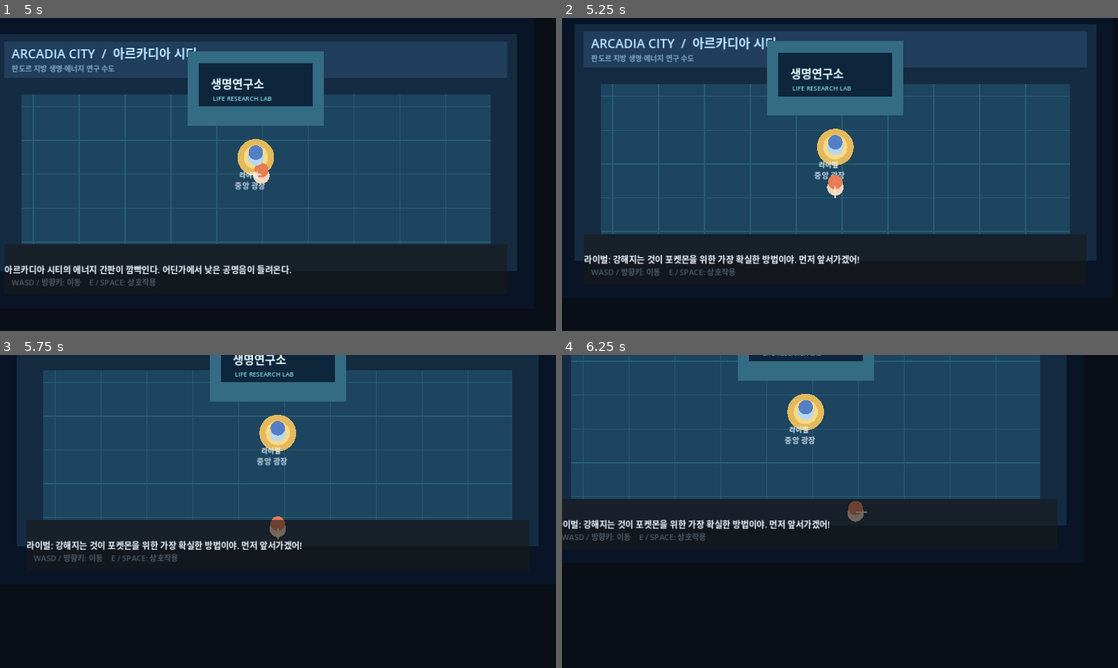
Above: before the commit, frames 1-4 (two rows, left to right).
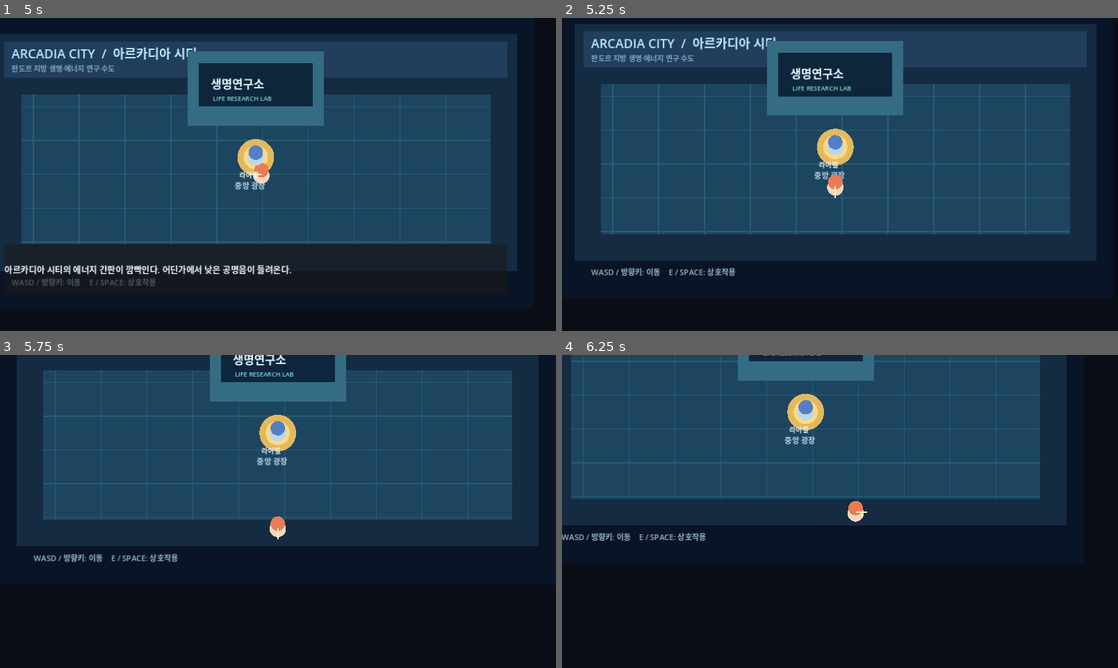
Above: after the commit, the same moments.

Repository: kevinyu1212/pokemonwilds
Game: Godot game, scene res://scenes/title/Title.tscn
The game is run twice, just before and just after one commit, with the same random seed, the same clock (stepped at 60 frames per second) and the same inputs.
Inputs:
- Up to frame 1 (5 s): tap Enter (ui_accept) at 0.5, 0.6, 0.77, 1.07, 1.52, 1.55, 1.82, 2.3, 3.02, 3.05, 3.32, 3.77, 3.8, 4.07, 4.35, 4.52, 4.82 s; hold D (move_right) 0.53-1.28 s; hold S (move_down) 1.28-2.03 s; tap E (interact) at 1.35 s; hold D (move_right) 2.03-2.78 s; hold 1 2.03-2.78 s; hold W (move_up) 2.78-3.53 s; tap 2 at 2.85 s; hold 3 3.53-4.28 s; hold A (move_left) from 3.53 s (still down)
- Up to frame 2 (5.25 s): release A (move_left) at 5.03 s; hold S (move_down) from 5.03 s (still down); tap E (interact) at 5.1 s
- Up to frame 3 (5.75 s): keep holding S (move_down); tap Enter (ui_accept) at 5.3 s
- Up to frame 4 (6.25 s): release S (move_down) at 5.78 s; hold D (move_right) from 5.78 s (still down); tap 1 at 5.85 s; tap Enter (ui_accept) at 6.02, 6.05 s

Frame 1 is identical in both runs. In frame 2, 1.3% of the frame differs, in the area x 4-54%, y 75-83%; in frame 3, 1.4%, in the area x 4-55%, y 52-67%; in frame 4, 1.4%.
Error after the commit: Parse Error: Cannot infer the type of "damage" variable because the value doesn't have a set type. (res://scripts/battle/battle.gd:50)

Commit message:
feat: add rival battle prototype

Diff:
--- a/game/game/scenes/Main.tscn
+++ b/game/game/scenes/Main.tscn
@@ -4,6 +4,7 @@
 [ext_resource path="res://scenes/player/Player.tscn" type="PackedScene" id="2"]
 [ext_resource path="res://scenes/npc/NPC.tscn" type="PackedScene" id="3"]
 [ext_resource path="res://scenes/ui/DialogueBox.tscn" type="PackedScene" id="4"]
+[ext_resource path="res://scenes/battle/Battle.tscn" type="PackedScene" id="5"]
 
 [sub_resource type="RectangleShape2D" id="WallTop"]
 size = Vector2(1080, 20)
@@ -29,6 +30,8 @@
 
 [node name="DialogueBox" parent="." instance=ExtResource("4")]
 
+[node name="Battle" parent="." instance=ExtResource("5")]
+
 [node name="Walls" type="StaticBody2D" parent="."]
 
 [node name="Top" type="CollisionShape2D" parent="Walls"]
--- /dev/null
+++ b/game/game/scenes/battle/Battle.tscn
@@ -0,0 +1,13 @@
+[gd_scene load_steps=2 format=3]
+
+[ext_resource path="res://scripts/battle/battle.gd" type="Script" id="1"]
+
+[node name="Battle" type="Control"]
+layout_mode = 3
+anchors_preset = 15
+anchor_right = 1.0
+anchor_bottom = 1.0
+grow_horizontal = 2
+grow_vertical = 2
+mouse_filter = 0
+script = ExtResource("1")
--- /dev/null
+++ b/game/game/scripts/battle/battle.gd
@@ -0,0 +1,96 @@
+extends Control
+
+signal battle_finished(result: String)
+
+var font: Font
+var player_hp := 32
+var rival_hp := 28
+var message := "라이벌이 포켓몬을 내보냈다!"
+var player_name := "파트너 포켓몬"
+var buttons: Array[Button] = []
+
+func _ready() -> void:
+    font = ThemeDB.fallback_font
+    visible = false
+    _build_buttons()
+    queue_redraw()
+
+func start_battle(starter: String = "파트너 포켓몬") -> void:
+    player_name = starter
+    player_hp = 32
+    rival_hp = 28
+    message = "라이벌: 첫 배틀이야! 내 포켓몬의 힘을 보여주겠어!"
+    visible = true
+    _set_buttons_enabled(true)
+    queue_redraw()
+
+func _build_buttons() -> void:
+    var labels := ["잎날가르기", "물대포", "불꽃세례", "포켓몬"]
+    for i in range(labels.size()):
+        var button := Button.new()
+        button.text = labels[i]
+        button.position = Vector2(620 + (i % 2) * 205, 495 + (i / 2) * 50)
+        button.size = Vector2(185, 40)
+        button.add_theme_font_size_override("font_size", 18)
+        button.pressed.connect(_on_move_pressed.bind(i))
+        add_child(button)
+        buttons.append(button)
+
+func _set_buttons_enabled(enabled: bool) -> void:
+    for button in buttons:
+        button.disabled = not enabled
+
+func _on_move_pressed(move_index: int) -> void:
+    if not visible: return
+    var moves := ["잎날가르기", "물대포", "불꽃세례", "포켓몬"]
+    if move_index == 3:
+        message = "지금은 포켓몬을 교체할 수 없다!"
+        queue_redraw()
+        return
+    var damage := [8, 9, 10][move_index]
+    rival_hp = max(0, rival_hp - damage)
+    if rival_hp <= 0:
+        message = "효과가 굉장했다! 라이벌의 포켓몬이 쓰러졌다!"
+        _set_buttons_enabled(false)
+        queue_redraw()
+        await get_tree().create_timer(1.0).timeout
+        visible = false
+        battle_finished.emit("win")
+        return
+    message = "%s 사용! 라이벌의 포켓몬에게 %d의 데미지!" % [moves[move_index], damage]
+    queue_redraw()
+    await get_tree().create_timer(0.7).timeout
+    var enemy_damage := 5
+    player_hp = max(0, player_hp - enemy_damage)
+    if player_hp <= 0:
+        message = "파트너 포켓몬이 쓰러졌다..."
+        _set_buttons_enabled(false)
+        queue_redraw()
+        await get_tree().create_timer(1.0).timeout
+        visible = false
+        battle_finished.emit("lose")
+    else:
+        message = "라이벌의 포켓몬 공격! 파트너가 %d의 데미지를 받았다." % enemy_damage
+        queue_redraw()
+
+func _draw() -> void:
+    if not visible: return
+    var size := get_viewport_rect().size
+    draw_rect(Rect2(Vector2.ZERO, size), Color(0.02, 0.04, 0.08, 0.96))
+    draw_rect(Rect2(55, 55, size.x - 110, 530), Color("264b5a"))
+    draw_string(font, Vector2(90, 105), "라이벌 배틀", HORIZONTAL_ALIGNMENT_LEFT, -1, 30, Color("ffe49b"))
+    draw_string(font, Vector2(780, 135), "라이벌의 포켓몬", HORIZONTAL_ALIGNMENT_LEFT, -1, 18, Color("eaf6ff"))
+    draw_string(font, Vector2(125, 400), player_name, HORIZONTAL_ALIGNMENT_LEFT, -1, 18, Color("eaf6ff"))
+    draw_circle(Vector2(830, 270), 70, Color("557fc4"))
+    draw_circle(Vector2(300, 270), 70, Color("e58b58"))
+    _draw_hp(Vector2(780, 155), rival_hp, 28, Color("ef7462"))
+    _draw_hp(Vector2(125, 420), player_hp, 32, Color("78d18a"))
+    draw_rect(Rect2(75, 475, 500, 90), Color("102333"))
+    draw_rect(Rect2(75, 475, 500, 90), Color("a4d5dc"), false, 2)
+    draw_string(font, Vector2(100, 512), message, HORIZONTAL_ALIGNMENT_LEFT, 450, 17, Color("ffffff"))
+    draw_string(font, Vector2(620, 455), "기술을 선택하세요", HORIZONTAL_ALIGNMENT_LEFT, -1, 18, Color("c8e8f0"))
+
+func _draw_hp(position: Vector2, hp: int, max_hp: int, color: Color) -> void:
+    draw_rect(Rect2(position, Vector2(250, 18)), Color("17232b"))
+    draw_rect(Rect2(position, Vector2(250.0 * float(hp) / max_hp, 18)), color)
+    draw_string(font, position + Vector2(260, 16), "%d/%d" % [hp, max_hp], HORIZONTAL_ALIGNMENT_LEFT, -1, 14, Color("ffffff"))
--- a/game/game/scripts/main.gd
+++ b/game/game/scripts/main.gd
@@ -6,10 +6,12 @@
 @onready var player: CharacterBody2D = $Player
 @onready var dialogue_box: PanelContainer = $DialogueBox
 @onready var rival: Area2D = $Rival
+@onready var battle: Control = $Battle
 
 func _ready() -> void:
     font = ThemeDB.fallback_font
     dialogue_box.show_message("아르카디아 시티에 도착했다. 연구소로 가서 박사 에리안을 만나자.")
+    battle.battle_finished.connect(_on_battle_finished)
     queue_redraw()
 
 func _process(_delta: float) -> void:
@@ -26,13 +28,21 @@
 
 func _interact() -> void:
     if player.global_position.distance_to(rival.global_position) < 90:
-        dialogue_box.show_message("라이벌: 강해지는 것이 포켓몬을 위한 가장 확실한 방법이야. 먼저 앞서가겠어!")
+        dialogue_box.hide_message()
+        battle.start_battle(selected_starter if selected_starter != "" else "파트너 포켓몬")
         return
     if player.global_position.x > 435 and player.global_position.x < 717 and player.global_position.y < 285:
         phase = "starter"
         dialogue_box.show_message("박사 에리안: 황금 심장 파편이 네게 반응하고 있어. 1/2/3으로 파트너를 선택하렴.")
         return
     dialogue_box.show_message("아르카디아 시티의 에너지 간판이 깜빡인다. 어딘가에서 낮은 공명음이 들려온다.")
+
+func _on_battle_finished(result: String) -> void:
+    if result == "win":
+        dialogue_box.show_message("라이벌: 이번에는 네가 이겼네... 하지만 다음에는 달라질 거야!")
+    else:
+        dialogue_box.show_message("라이벌: 괜찮아. 다시 도전하면 돼!")
+    phase = "city"
 
 func _choose_starter(starter: String) -> void:
     selected_starter = starter
Not shown, changed: game/game/README.md
